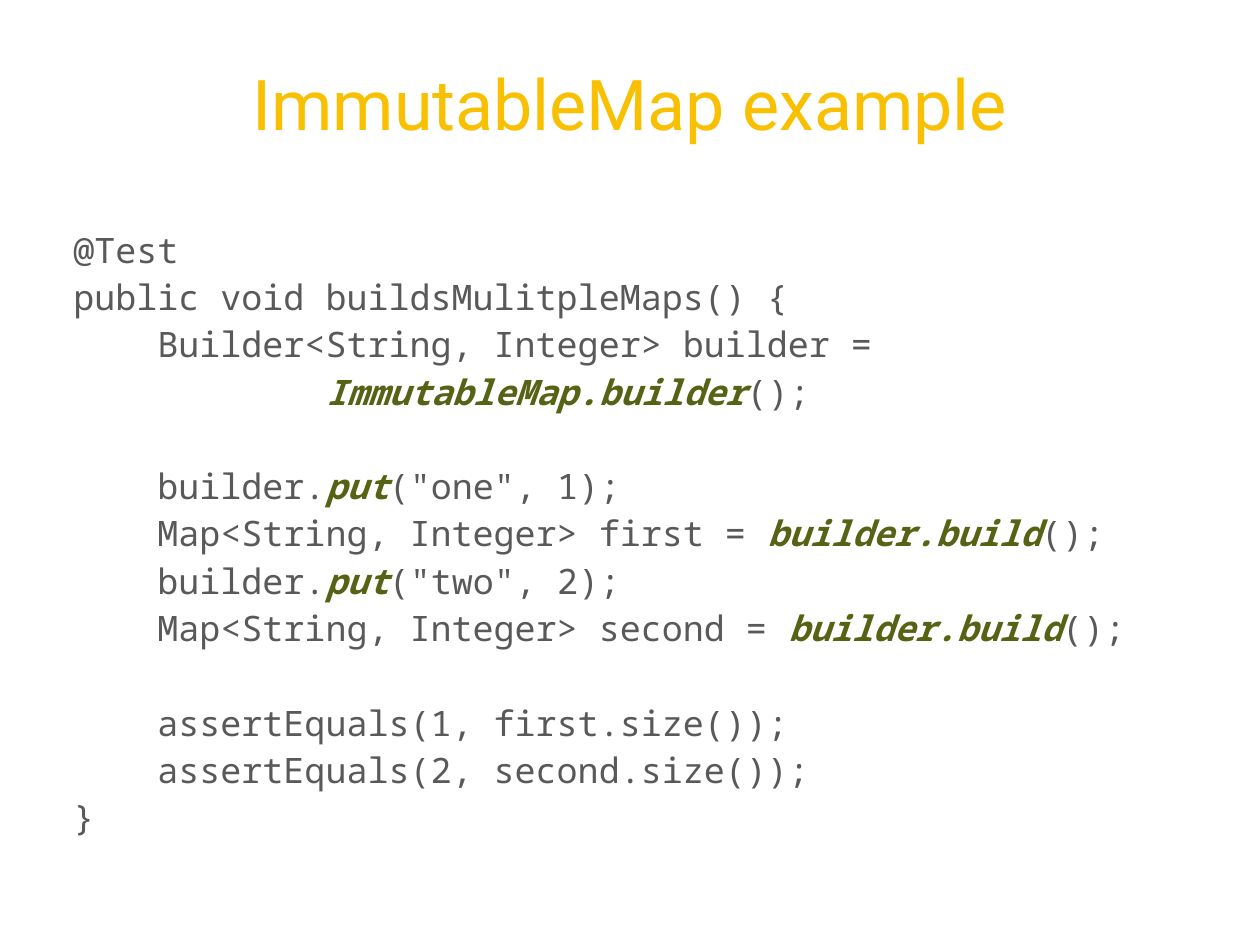
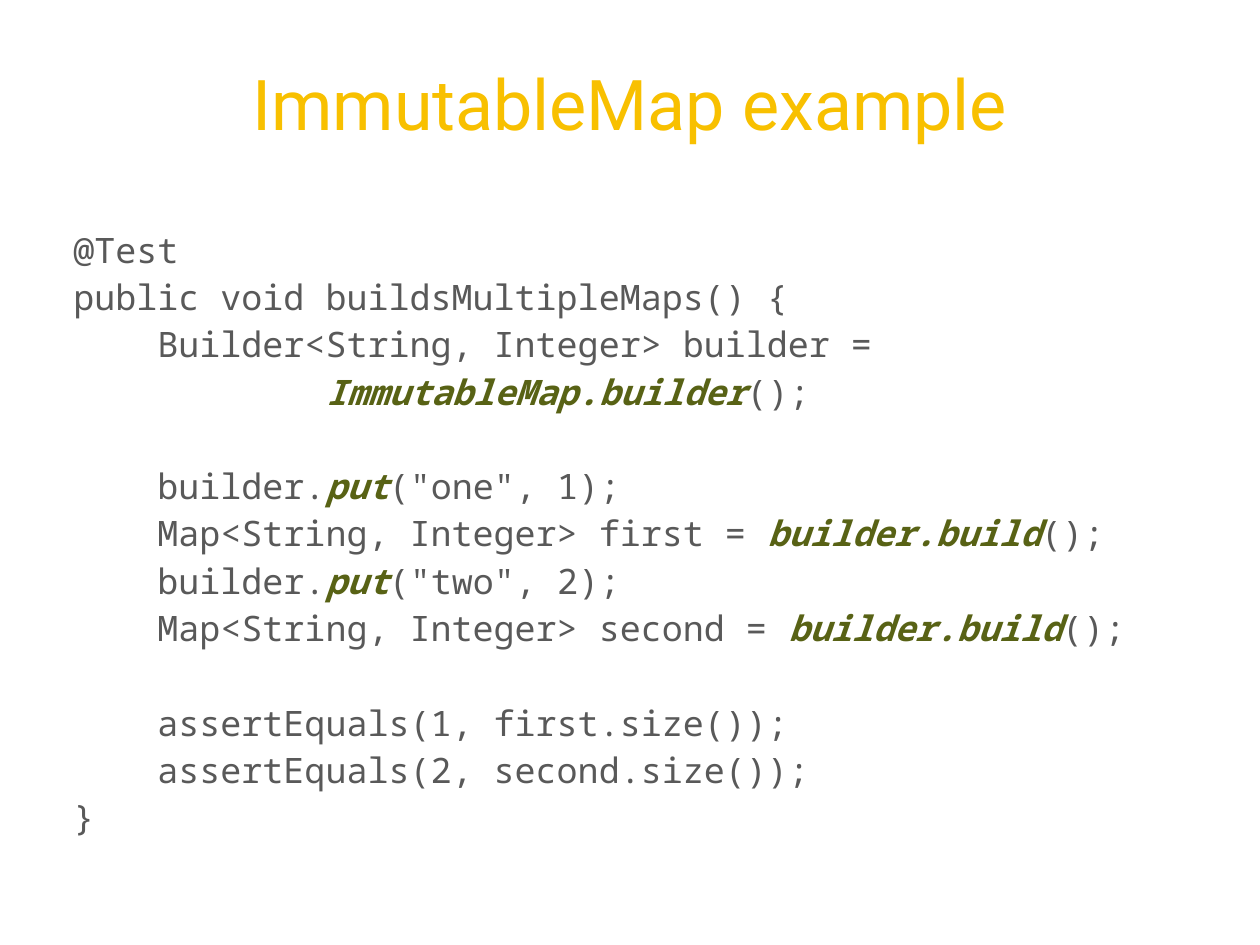
Before and after one commit to twoqubed/JavaMUG-Guava, a slide deck: slide 42 of JavaMUG - Guava.pptx (slide 48 before the commit). Drawn at 1260x945 pixels with LibreOffice and Linux fonts; fonts in the diff are those of the drawing; background and template pictures are left out. Boxes give left, top, right and bottom in pixels: in the first picture for what was removed or moved away, otherwise in the second. Text is boxed around its words. In the diff, an @@ line names an element or a change of style, - is before the commit and + after.

Commit message:
Polishing slides and examples.

```diff
--- a/JavaMUG - Guava.pptx
+++ b/JavaMUG - Guava.pptx
@@ text at [73,283,746,319]: text changed @@
-public void buildsMulitpleMaps() {
+public void buildsMultipleMaps() {
```
Also in this commit, not shown: 18 other slides changed, 5 slides added, 6 slides removed, 9 other files.
